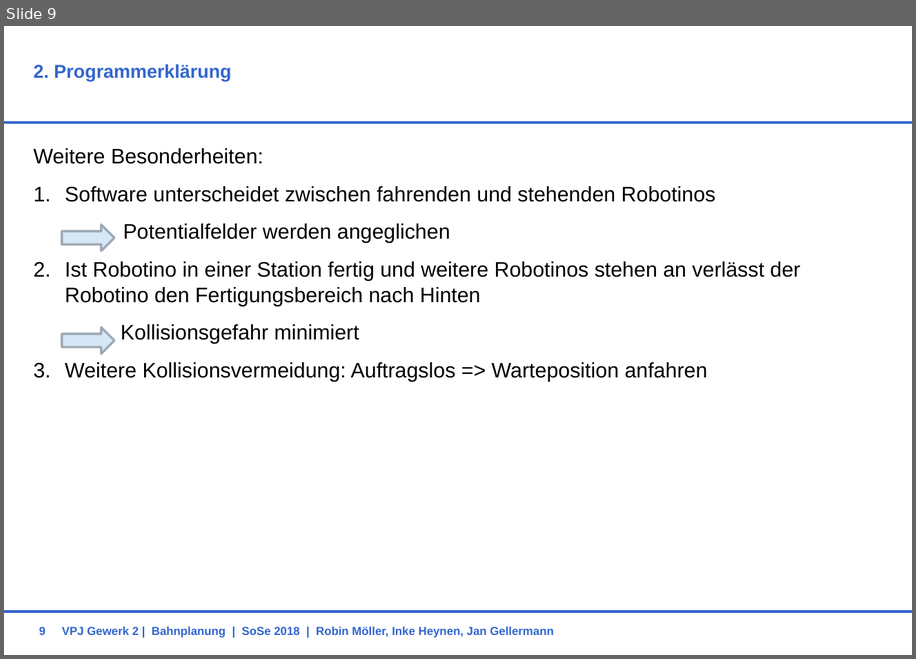
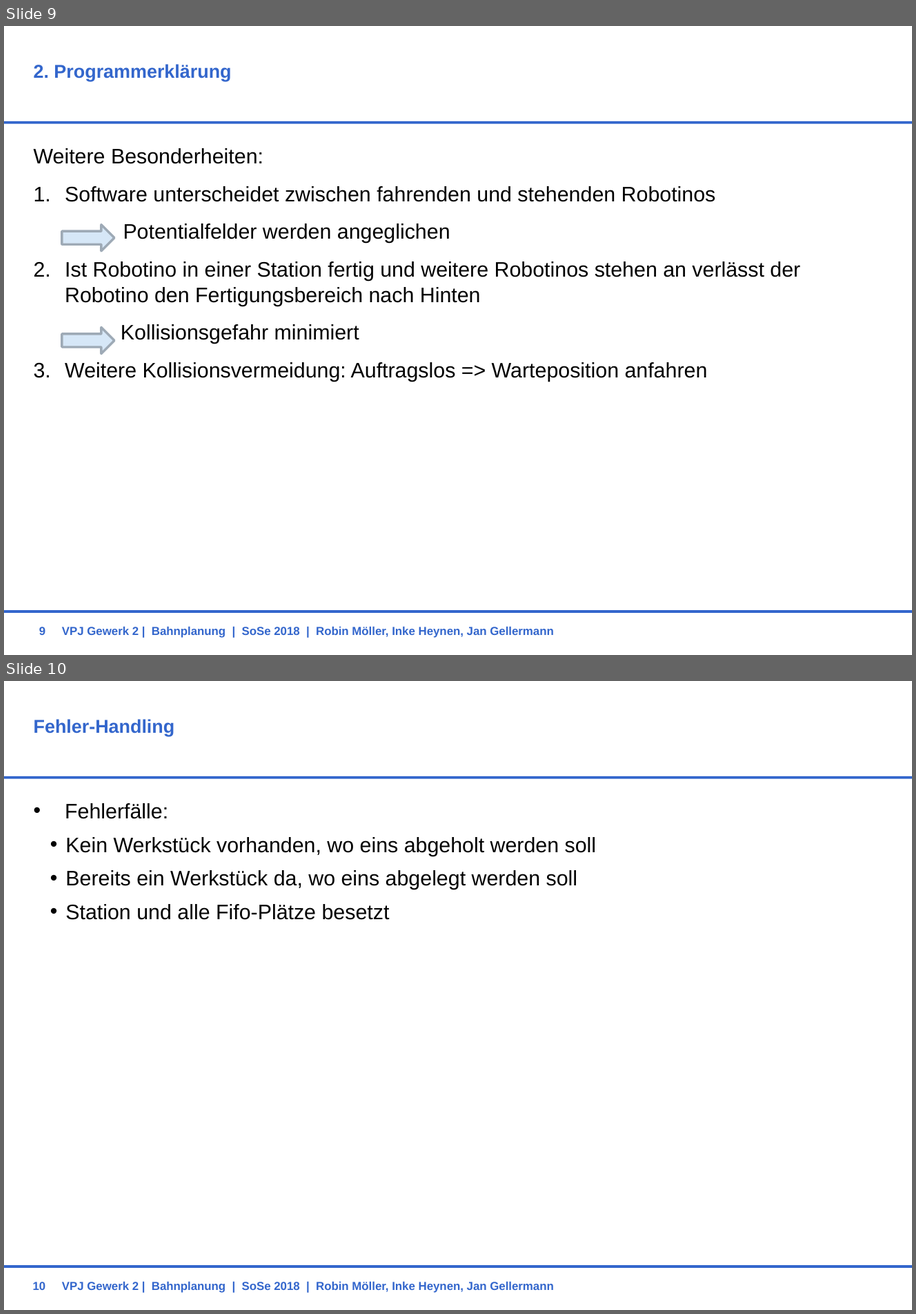
Before and after one commit to RobinMoeller/VPJ-Gewerk-2, a slide deck: Präsentationen/Endpräsi.pptx. Shown one above the other, each under a label of ours: slide 9 before the commit, slides 9 and 10 after it. The pictures are 916x659 and 916x1314 pixels, drawn with LibreOffice and Linux fonts; fonts in the diff are those of the drawing; background and template pictures are left out. Boxes give left, top, right and bottom in pixels: in the first picture for what was removed or moved away, otherwise in the second. Text is boxed around its words. In the diff, an @@ line names an element or a change of style, - is before the commit and + after.

Commit message:
Fehlerfälle eingefügt, Fifo Problem gelöscht

```diff
--- a/Präsentationen/Endpräsi.pptx
+++ b/Präsentationen/Endpräsi.pptx
@@ slide 10 added at box(4, 681, 912, 1310), background #FFFFFF; not listed: 2 template elements that a slide beside it also shows @@
@@ title added at box(34, 719, 175, 736), 16 pt, text #3366CC, bold @@
+Fehler-Handling
@@ text added at box(65, 803, 597, 920), 18 pt, text #000000 @@
+• Fehlerfälle:
+    • Kein Werkstück vorhanden, wo eins abgeholt werden soll
+    • Bereits ein Werkstück da, wo eins abgelegt werden soll
+    • Station und alle Fifo-Plätze besetzt
@@ text added at box(62, 1281, 554, 1292), 10 pt, text #3366CC, bold @@
+VPJ Gewerk 2 | Bahnplanung | SoSe 2018 | Robin Möller, Inke Heynen, Jan Gellermann
@@ page number added at box(33, 1281, 46, 1290), 10 pt, text #3366CC, bold @@
+10
```
Also in this commit, not shown: 1 slide changed.
